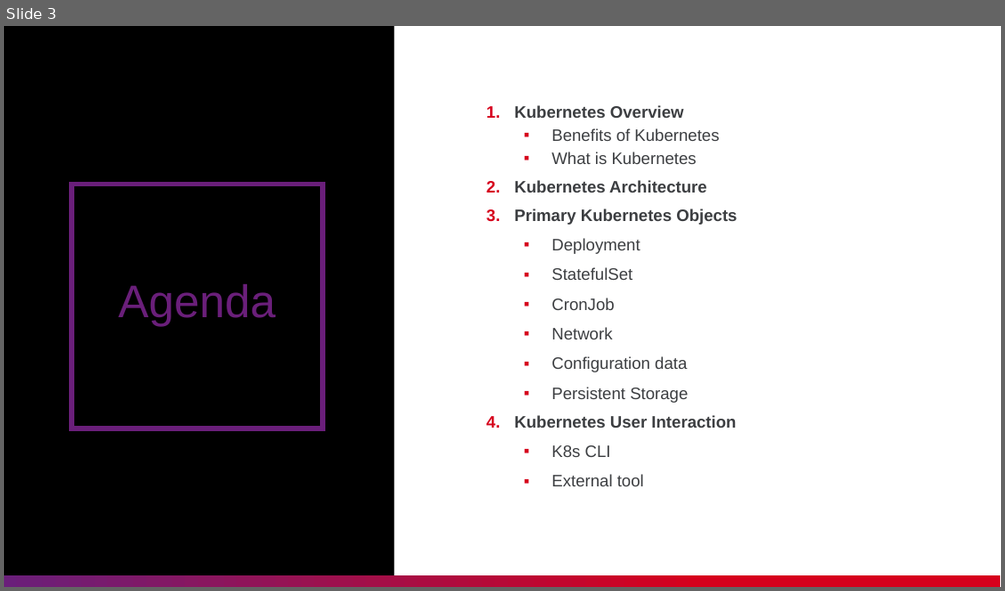
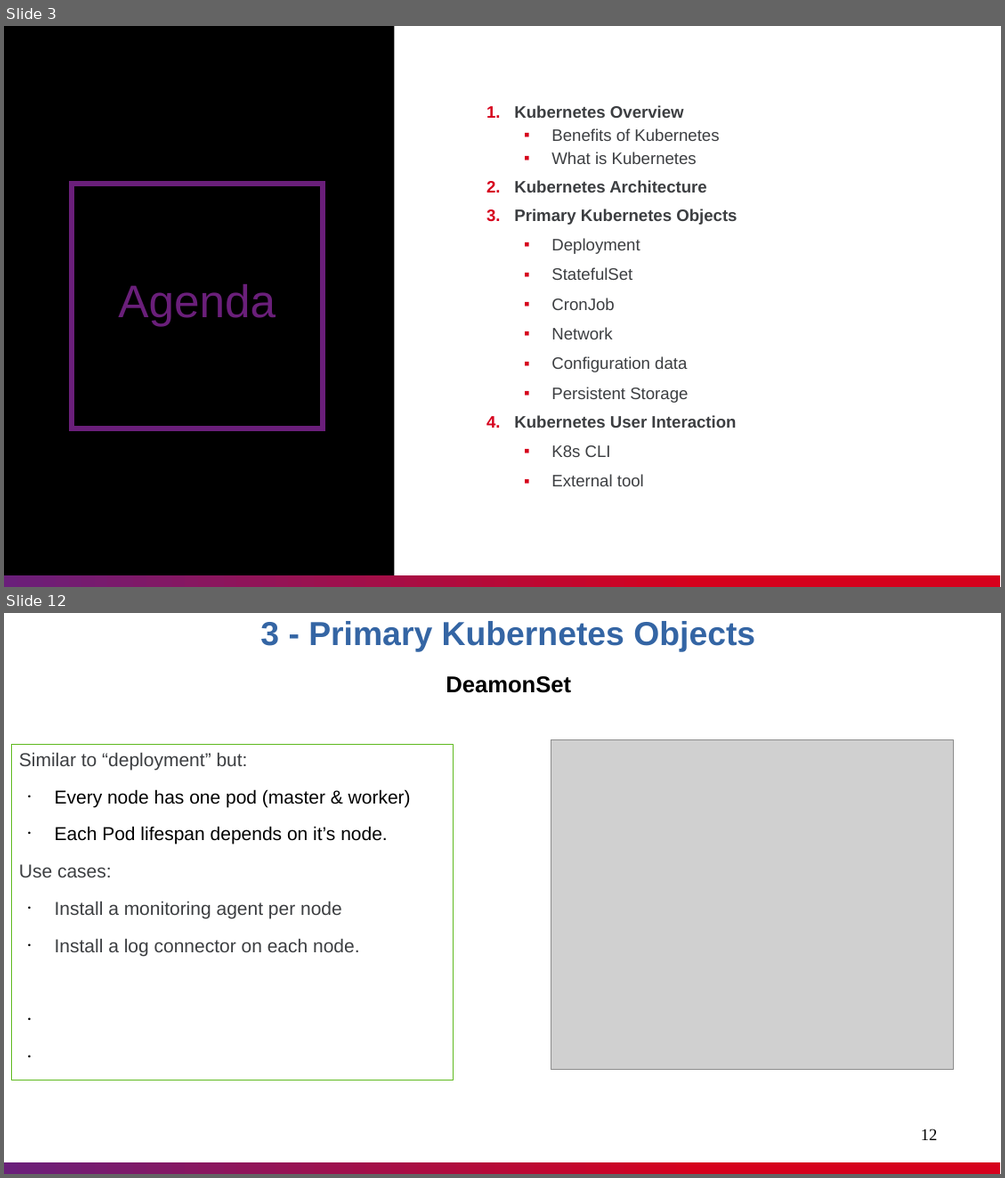
Before and after one commit to nashtech-garage/kubernetes, a slide deck: documents/K8s_Knowledge_Sharing.pptx. Shown one above the other, each under a label of ours: slide 3 before the commit, slides 3 and 12 after it; the slides between them are not shown. The pictures are 1005x591 and 1005x1178 pixels, drawn with LibreOffice and Linux fonts; fonts in the diff are those of the drawing; grey boxes stand for pictures. Boxes give left, top, right and bottom in pixels: in the first picture for what was removed or moved away, otherwise in the second. Text is boxed around its words. In the diff, an @@ line names an element or a change of style, - is before the commit and + after.

```diff
--- a/documents/K8s_Knowledge_Sharing.pptx
+++ b/documents/K8s_Knowledge_Sharing.pptx
@@ slide 12 added at <box>4,613,1001,1174</box>, background #FFFFFF; not listed: 1 template element that a slide beside it also shows @@
@@ text added at <box>260,621,755,693</box>, 32 pt, text #3465A4, bold @@
+3 - Primary Kubernetes Objects
+DeamonSet
@@ rectangle added at <box>11,744,453,1080</box>, outline #5EB91E 0.51 pt, 18 pt, text #3C3E41 @@
+Similar to “deployment” but:
+• Every node has one pod (master & worker)
+• Each Pod lifespan depends on it’s node.
+Use cases:
+• Install a monitoring agent per node
+• Install a log connector on each node.
@@ picture added at <box>550,740,954,1070</box> @@
@@ page number added at <box>921,1128,938,1140</box>, 16 pt, text #000000 @@
+12
```
Also in this commit, not shown: 1 slide changed, 3 other slides added, 1 slide removed.
